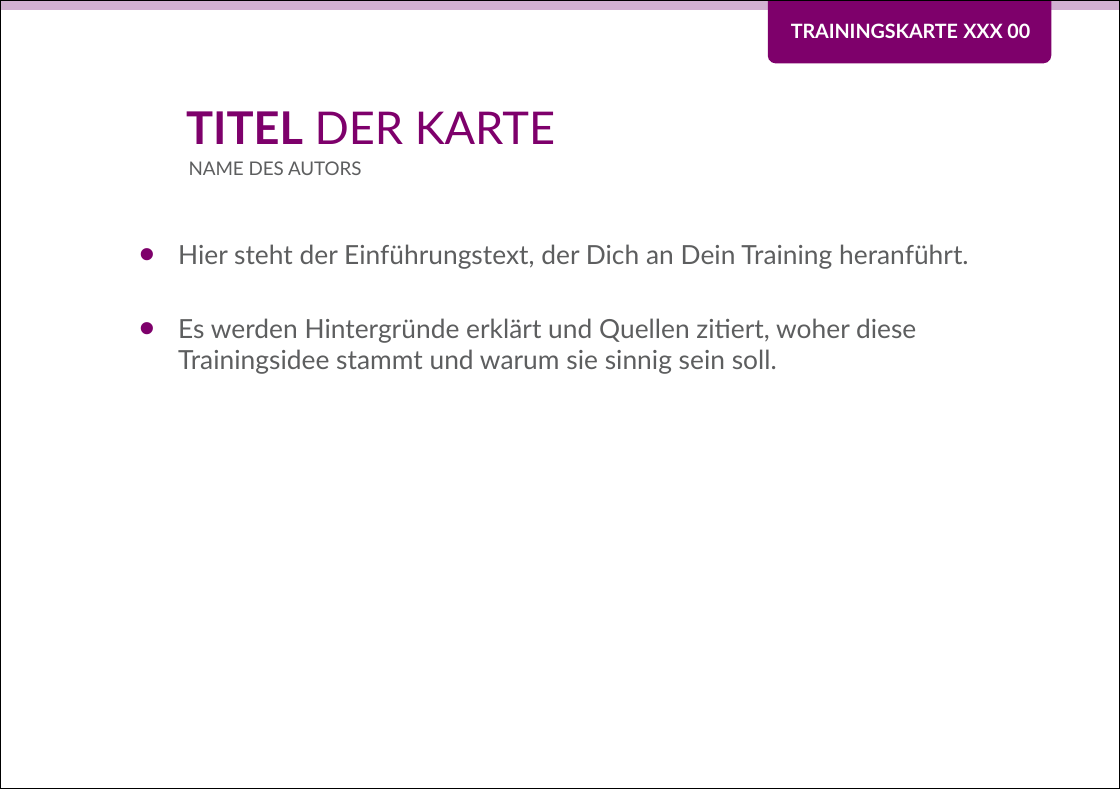
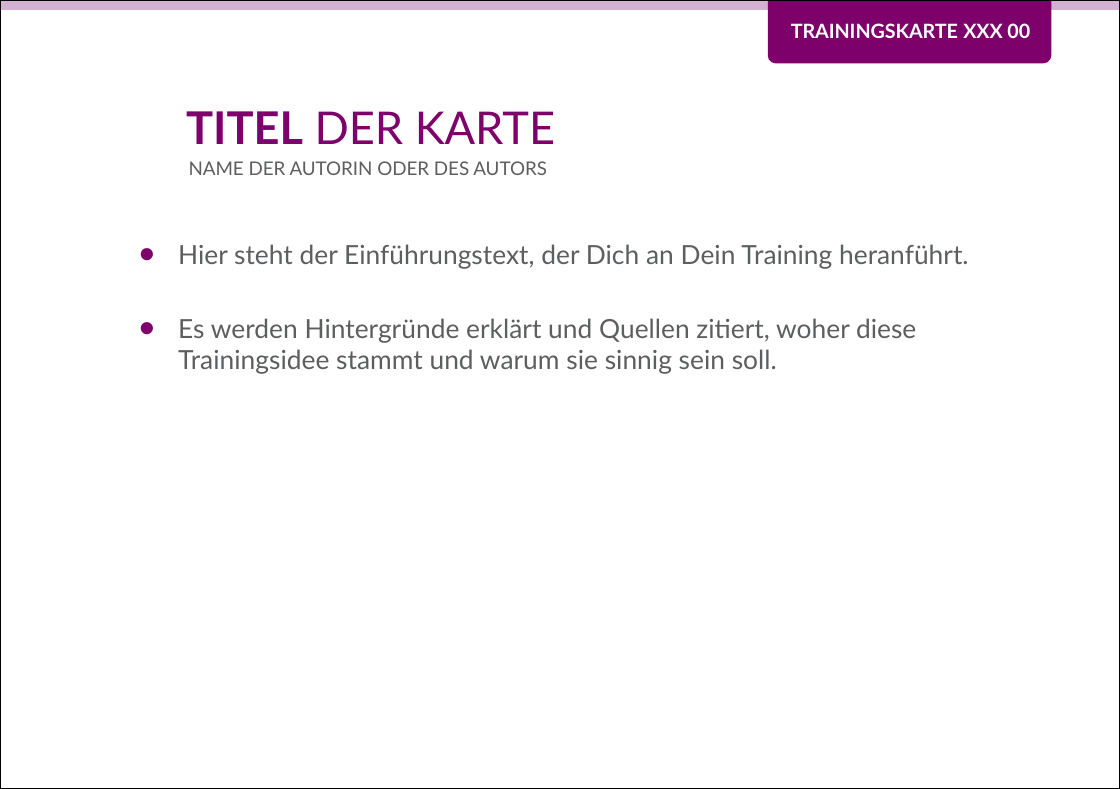
Before and after one commit to Teamtool/training-materials, a slide deck: slide 1 of training-cards/music moves/01_musicmoves_templates/Aufbau_einer_Karte.pptx. Drawn at 1120x789 pixels with LibreOffice and Linux fonts; fonts in the diff are those of the drawing; background and template pictures are left out. Boxes give left, top, right and bottom in pixels: in the first picture for what was removed or moved away, otherwise in the second. Text is boxed around its words. In the diff, an @@ line names an element or a change of style, - is before the commit and + after.

```diff
--- a/training-cards/music moves/01_musicmoves_templates/Aufbau_einer_Karte.pptx
+++ b/training-cards/music moves/01_musicmoves_templates/Aufbau_einer_Karte.pptx
@@ subtitle at (189, 161, 547, 175): text changed @@
-NAME DES AUTORS
+NAME DER AUTORIN ODER DES AUTORS
```
Also in this commit, not shown: 1 other slide changed, 2 other files.
